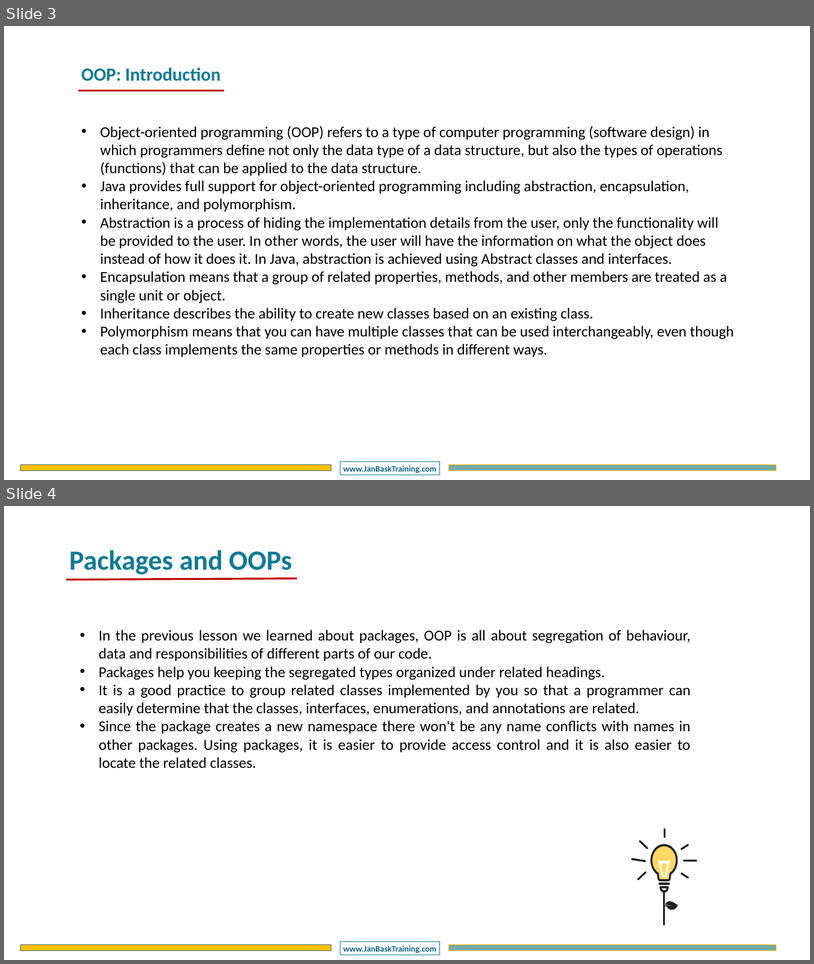
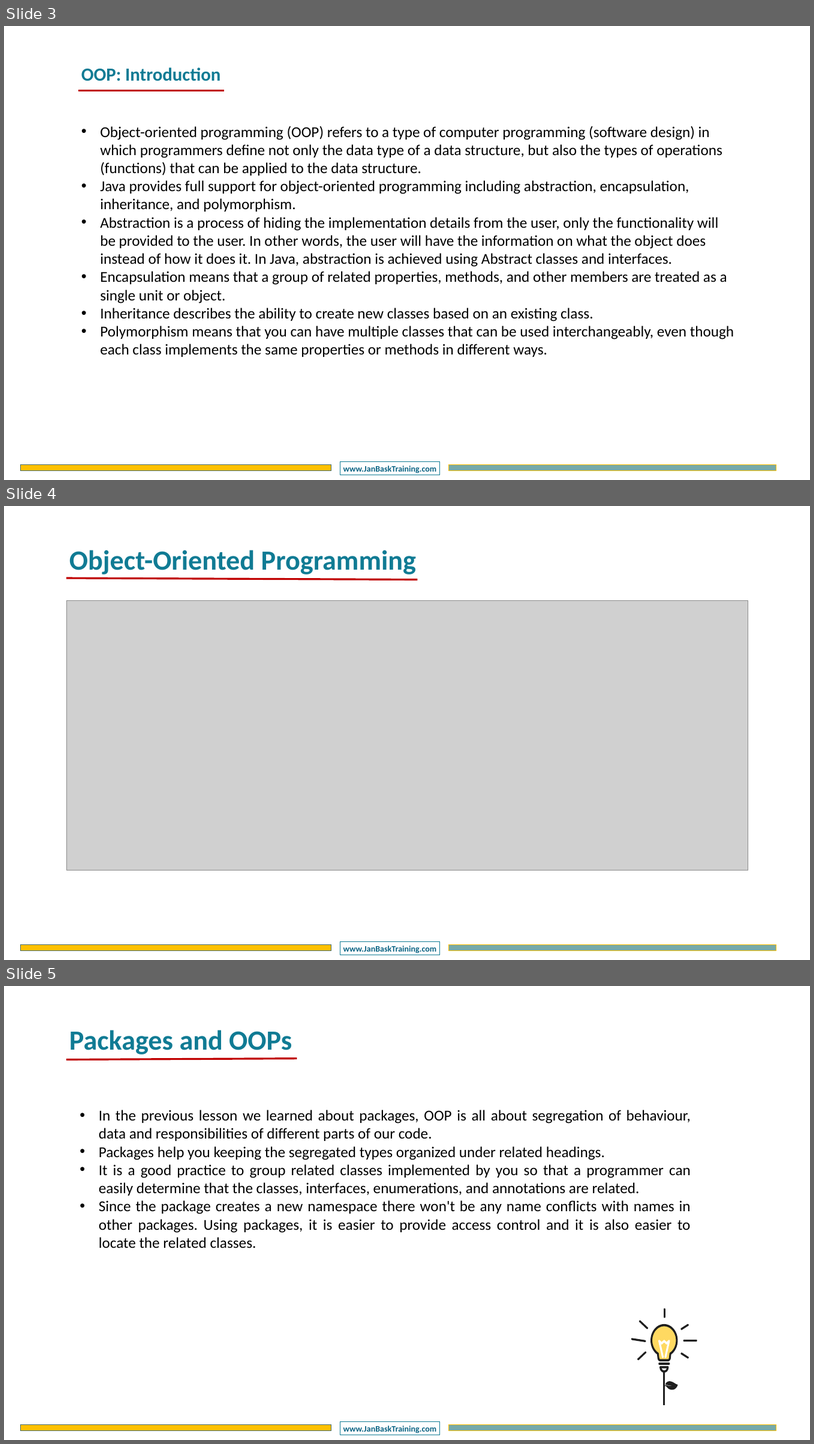
Before and after one commit to CompleteJavaTraining/JavaEssentials, a slide deck: slides/COREJ1/COREJ1 - Chapter4.pptx. Shown one above the other, each under a label of ours: slides 3 and 4 before the commit, slides 3, 4 and 5 after it. The pictures are 814x964 and 814x1444 pixels, drawn with LibreOffice and Linux fonts; fonts in the diff are those of the drawing; grey boxes stand for pictures; background and template pictures are left out. Boxes give left, top, right and bottom in pixels: in the first picture for what was removed or moved away, otherwise in the second. Text is boxed around its words. In the diff, an @@ line names an element or a change of style, - is before the commit and + after.

```diff
--- a/slides/COREJ1/COREJ1 - Chapter4.pptx
+++ b/slides/COREJ1/COREJ1 - Chapter4.pptx
@@ slide 4 added at [4,506,810,960], background #FFFFFF; not listed: 3 template elements that a slide beside it also shows @@
@@ text added at [69,550,416,574], 66 pt, text #107B94, bold @@
+Object-Oriented Programming
@@ line added from (66, 578) to (417, 579), #C00000 4.5 pt @@
@@ picture added at [66,600,748,870] @@
@@ what was slide 4 is now slide 5 @@
```
Also in this commit, not shown: 2 slides changed, 4 other slides added, 4 slides removed, 2 other files.
